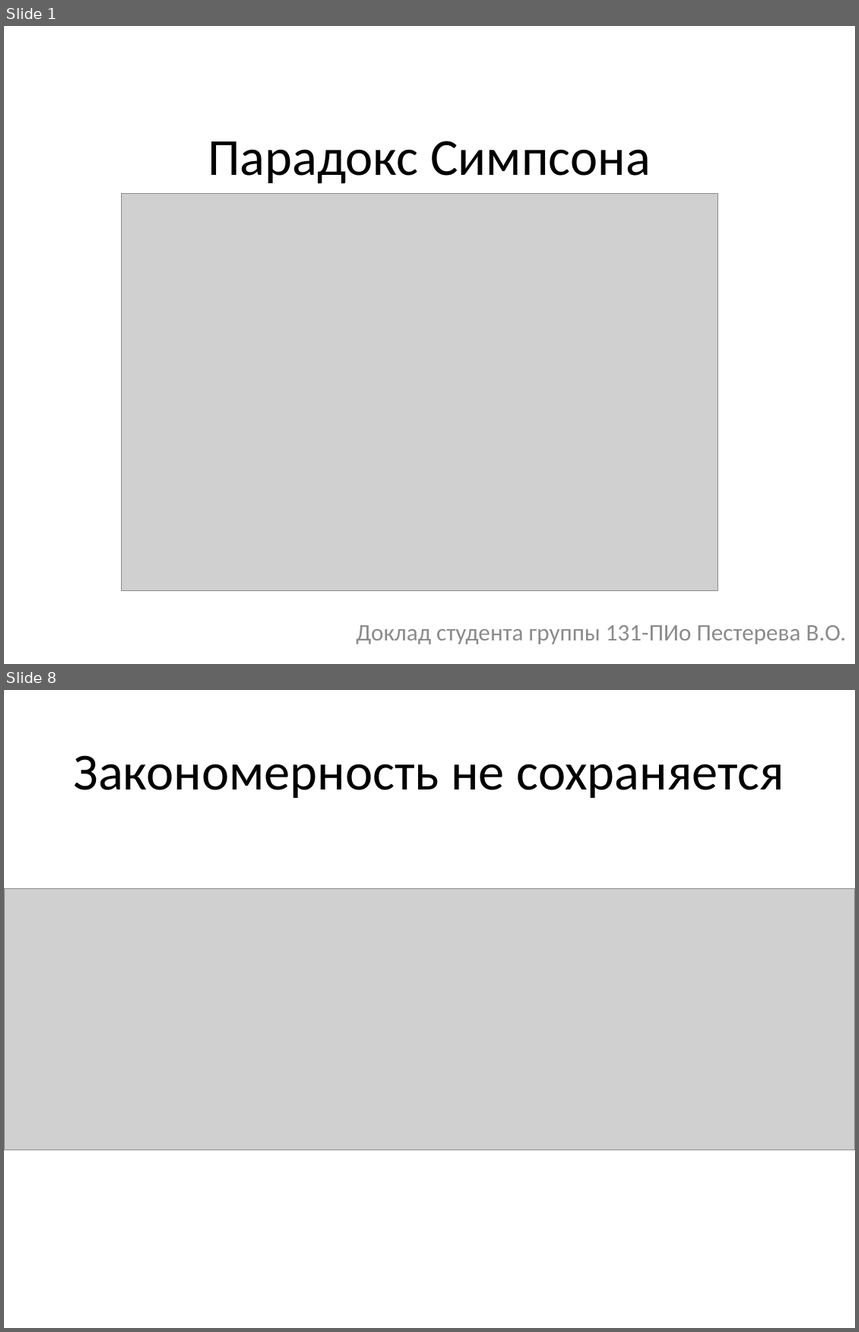
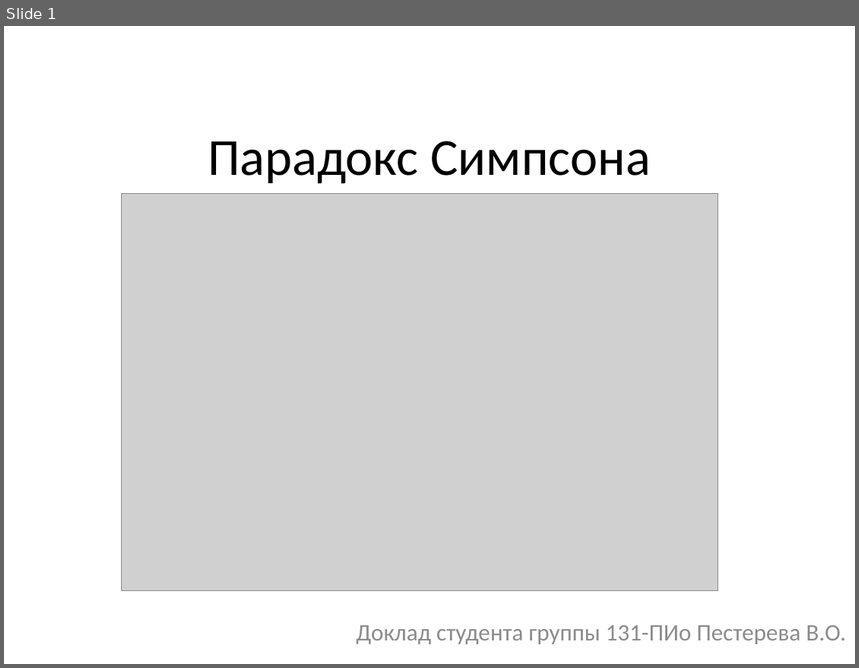
Before and after one commit to liaten/third_course, a slide deck: int_analysis_mat_methods/06_simpson/simpson.pptx. Shown one above the other, each under a label of ours: slides 1 and 8 before the commit, slide 1 after it; the slides between them are not shown. The pictures are 859x1332 and 859x668 pixels, drawn with LibreOffice and Linux fonts; fonts in the diff are those of the drawing; grey boxes stand for pictures. Boxes give left, top, right and bottom in pixels: in the first picture for what was removed or moved away, otherwise in the second. Text is boxed around its words. In the diff, an @@ line names an element or a change of style, - is before the commit and + after.

```diff
--- a/int_analysis_mat_methods/06_simpson/simpson.pptx
+++ b/int_analysis_mat_methods/06_simpson/simpson.pptx
@@ slide 8 removed at [4, 690, 855, 1328], background #FFFFFF @@
@@ title removed at [74, 755, 784, 798] @@
-Закономерность не сохраняется
@@ picture removed at [4, 888, 855, 1150] @@
```
Also in this commit, not shown: 1 slide changed, 4 slides added, 6 other slides removed, 2 other files.
